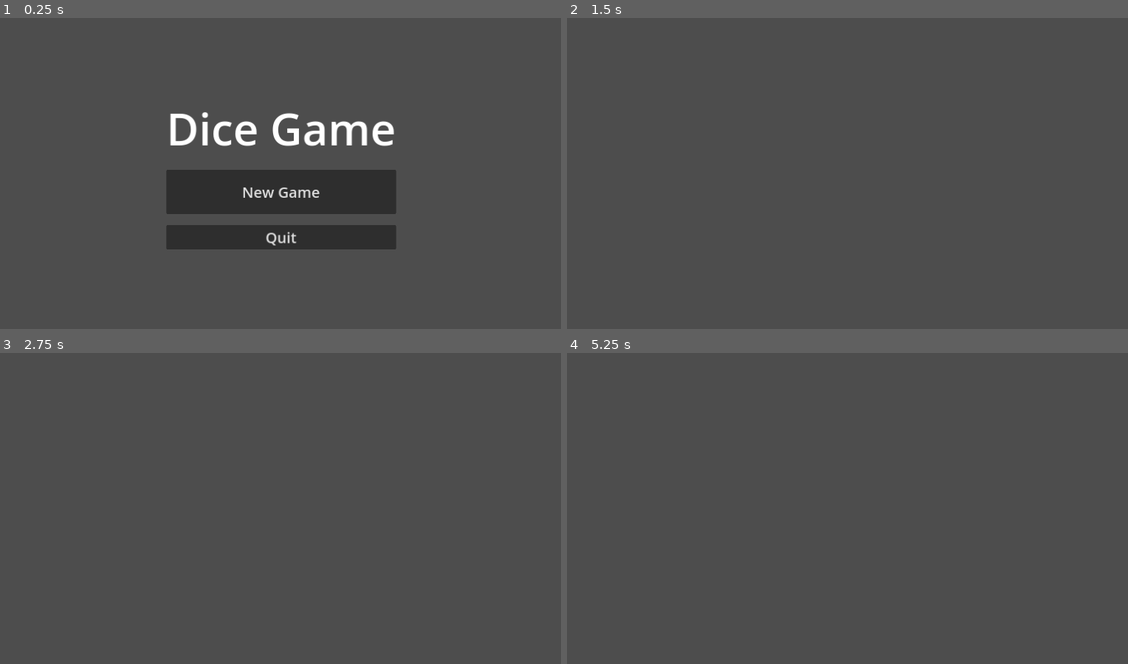
Above: before the commit, frames 1-4 (two rows, left to right).
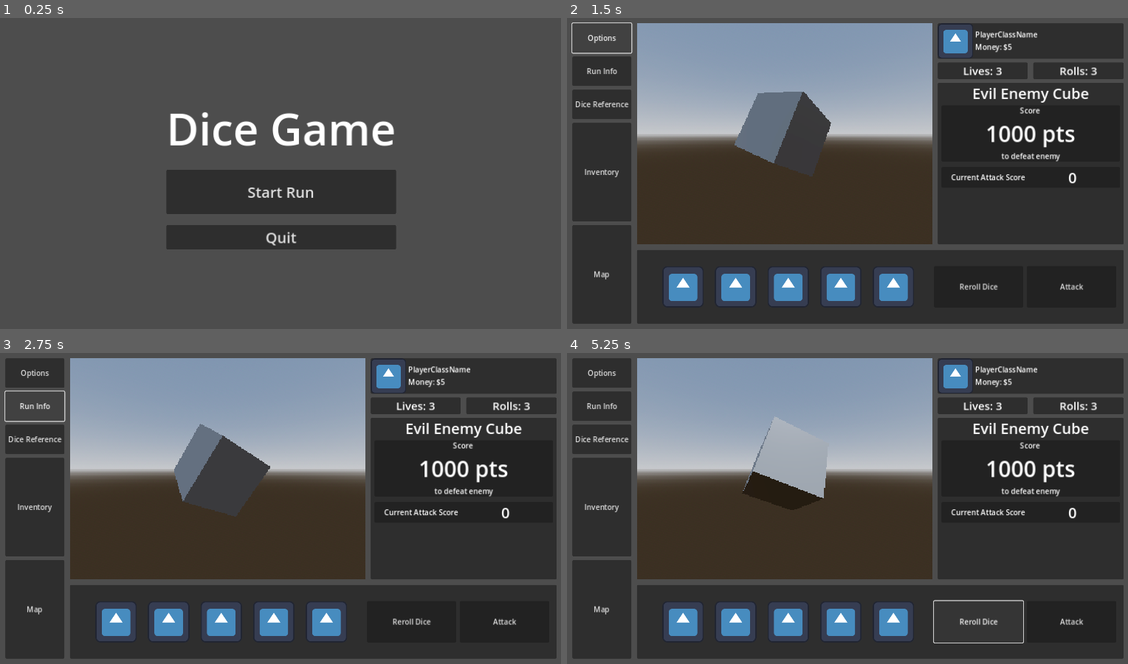
Above: after the commit, the same moments.

Repository: wokeraccoon/DiceGame
Game: Godot game, scene res://scenes/main.tscn
Same seed, same stepped clock (60 frames per second), same inputs: the game is played once before the commit and once after it. The engine's default icon, where the game draws it, is replaced by a stand-in: a white triangle on a blue panel in a dark square.
Inputs (mouse positions are in pixels of both pictures, inside the frame that each line leads up to):
- Up to frame 1 (0.25 s): no input
- Up to frame 2 (1.5 s): click "New Game" (after the commit: "Start Run") at 0.5 s; click (600, 36) at 1.25 s, where only the run after the commit has a clickable "Options"
- Up to frame 3 (2.75 s): click (33, 405) at 2 s, where only the run after the commit has a clickable "Run Info"
- Up to frame 4 (5.25 s): click (600, 440) at 2.75 s, where only the run after the commit has a clickable "Dice Reference"; click (600, 508) at 3.5 s, where only the run after the commit has a clickable "Inventory"; click (600, 608) at 4.25 s, where only the run after the commit has a clickable "Map"; click (976, 620) at 5 s, where only the run after the commit has a clickable "Reroll Dice"

The runs differ from the first frame. In frame 1, 0.3% of the frame differs, in the area x 43-57%, y 54-58%; in frame 2, 84%; in frame 3, 84%; in frame 4, 85%, in the area x 0-100%, y 1-99%.

Commit message:
basic fight UI

Diff:
--- a/project.godot
+++ b/project.godot
@@ -12,6 +12,7 @@
 
 config/name="DiceGame"
 run/main_scene="res://scenes/main.tscn"
+config/quit_on_go_back=false
 config/features=PackedStringArray("4.3")
 config/icon="res://icon.svg"
 
@@ -19,6 +20,8 @@
 
 window/size/viewport_width=1280
 window/size/viewport_height=720
+window/size/window_width_override=1080
+window/size/window_height_override=810
 window/stretch/mode="canvas_items"
 window/stretch/aspect="expand"
 
--- /dev/null
+++ b/scenes/game/3d_world/test_3d_world.tscn
@@ -0,0 +1,91 @@
+[gd_scene load_steps=11 format=3 uid="uid://bsojk3ge2rhjf"]
+
+[sub_resource type="ProceduralSkyMaterial" id="ProceduralSkyMaterial_rbi78"]
+sky_horizon_color = Color(0.64625, 0.65575, 0.67075, 1)
+ground_horizon_color = Color(0.64625, 0.65575, 0.67075, 1)
+
+[sub_resource type="Sky" id="Sky_w2rgq"]
+sky_material = SubResource("ProceduralSkyMaterial_rbi78")
+
+[sub_resource type="Environment" id="Environment_sp7ed"]
+background_mode = 2
+sky = SubResource("Sky_w2rgq")
+tonemap_mode = 2
+glow_enabled = true
+
+[sub_resource type="BoxMesh" id="BoxMesh_rrd0d"]
+
+[sub_resource type="Animation" id="Animation_jq06t"]
+resource_name = "DEFAULT"
+length = 10.0
+loop_mode = 1
+step = 0.1
+tracks/0/type = "value"
+tracks/0/imported = false
+tracks/0/enabled = true
+tracks/0/path = NodePath("MeshInstance3D:rotation")
+tracks/0/interp = 1
+tracks/0/loop_wrap = true
+tracks/0/keys = {
+"times": PackedFloat32Array(0, 10),
+"transitions": PackedFloat32Array(1, 1),
+"update": 0,
+"values": [Vector3(-6.28319, 6.28319, -6.28319), Vector3(6.28319, -6.28319, 6.28319)]
+}
+
+[sub_resource type="Animation" id="Animation_h0dxw"]
+length = 0.001
+tracks/0/type = "value"
+tracks/0/imported = false
+tracks/0/enabled = true
+tracks/0/path = NodePath("MeshInstance3D:rotation")
+tracks/0/interp = 1
+tracks/0/loop_wrap = true
+tracks/0/keys = {
+"times": PackedFloat32Array(0),
+"transitions": PackedFloat32Array(1),
+"update": 0,
+"values": [Vector3(-6.28319, 0, 0)]
+}
+
+[sub_resource type="AnimationLibrary" id="AnimationLibrary_aixtp"]
+_data = {
+"DEFAULT": SubResource("Animation_jq06t"),
+"RESET": SubResource("Animation_h0dxw")
+}
+
+[sub_resource type="AnimationNodeAnimation" id="AnimationNodeAnimation_6ym3a"]
+animation = &"DEFAULT"
+
+[sub_resource type="AnimationNodeStateMachineTransition" id="AnimationNodeStateMachineTransition_1qdkw"]
+advance_mode = 2
+
+[sub_resource type="AnimationNodeStateMachine" id="AnimationNodeStateMachine_clxv8"]
+states/DEFAULT/node = SubResource("AnimationNodeAnimation_6ym3a")
+states/DEFAULT/position = Vector2(540, 89.3333)
+transitions = ["Start", "DEFAULT", SubResource("AnimationNodeStateMachineTransition_1qdkw")]
+
+[node name="Test3DWorld" type="Node3D"]
+
+[node name="DirectionalLight3D" type="DirectionalLight3D" parent="."]
+transform = Transform3D(-0.866023, -0.433016, 0.250001, 0, 0.499998, 0.866027, -0.500003, 0.749999, -0.43301, 0, 0, 0)
+shadow_enabled = true
+
+[node name="WorldEnvironment" type="WorldEnvironment" parent="."]
+environment = SubResource("Environment_sp7ed")
+
+[node name="Camera3D" type="Camera3D" parent="."]
+transform = Transform3D(1, 0, 0, 0, 1, 0, 0, 0, 1, 0, 0, 2.497)
+
+[node name="MeshInstance3D" type="MeshInstance3D" parent="."]
+transform = Transform3D(1, 0, 0, 0, 1, 1.74846e-07, 0, -1.74846e-07, 1, 0, 0, 0)
+mesh = SubResource("BoxMesh_rrd0d")
+
+[node name="AnimationPlayer" type="AnimationPlayer" parent="."]
+libraries = {
+"": SubResource("AnimationLibrary_aixtp")
+}
+
+[node name="AnimationTree" type="AnimationTree" parent="."]
+tree_root = SubResource("AnimationNodeStateMachine_clxv8")
+anim_player = NodePath("../AnimationPlayer")
--- a/scenes/game/game.gd
+++ b/scenes/game/game.gd
@@ -1,8 +1,6 @@
 class_name Game
 extends Node2D
 
-@onready var stats_ui_layer: CanvasLayer = $StatsUILayer
-@onready var item_picker_layer: CanvasLayer = $ItemPickerLayer
 
 const ITEM_PICKER = preload("res://scenes/game/ui/item_picker/item_picker.tscn")
 
--- a/scenes/game/game.tscn
+++ b/scenes/game/game.tscn
@@ -1,16 +1,268 @@
-[gd_scene load_steps=3 format=3 uid="uid://b6hkp7ydpotqs"]
+[gd_scene load_steps=5 format=3 uid="uid://b6hkp7ydpotqs"]
 
 [ext_resource type="Script" path="res://scenes/game/game.gd" id="1_kgimo"]
 [ext_resource type="PackedScene" uid="uid://gri2v0k6odm6" path="res://scenes/game/ui/status_ui/stats_ui.tscn" id="2_foyjd"]
+[ext_resource type="PackedScene" uid="uid://bsojk3ge2rhjf" path="res://scenes/game/3d_world/test_3d_world.tscn" id="2_luh81"]
+[ext_resource type="Texture2D" uid="uid://cthdjn64hfl7r" path="res://icon.svg" id="4_nb2tb"]
 
 [node name="Game" type="Node2D"]
 position = Vector2(-8, 0)
 script = ExtResource("1_kgimo")
 
-[node name="StatsUILayer" type="CanvasLayer" parent="."]
-layer = 2
-
-[node name="StatsUI" parent="StatsUILayer" instance=ExtResource("2_foyjd")]
-
-[node name="ItemPickerLayer" type="CanvasLayer" parent="."]
-layer = 3
+[node name="UI" type="CanvasLayer" parent="."]
+
+[node name="HBoxContainer" type="HBoxContainer" parent="UI"]
+anchors_preset = 14
+anchor_top = 0.5
+anchor_right = 1.0
+anchor_bottom = 0.5
+offset_top = -306.0
+offset_bottom = 306.0
+grow_horizontal = 2
+grow_vertical = 2
+theme_override_constants/separation = 12
+
+[node name="MarginContainer2" type="MarginContainer" parent="UI/HBoxContainer"]
+layout_mode = 2
+size_flags_horizontal = 3
+
+[node name="VBoxContainer2" type="VBoxContainer" parent="UI/HBoxContainer"]
+layout_mode = 2
+theme_override_constants/separation = 8
+
+[node name="Button" type="Button" parent="UI/HBoxContainer/VBoxContainer2"]
+custom_minimum_size = Vector2(128, 64)
+layout_mode = 2
+text = "Options
+"
+
+[node name="Button2" type="Button" parent="UI/HBoxContainer/VBoxContainer2"]
+custom_minimum_size = Vector2(128, 64)
+layout_mode = 2
+text = "Run Info"
+
+[node name="Button5" type="Button" parent="UI/HBoxContainer/VBoxContainer2"]
+custom_minimum_size = Vector2(128, 64)
+layout_mode = 2
+text = "Dice Reference"
+
+[node name="Button3" type="Button" parent="UI/HBoxContainer/VBoxContainer2"]
+custom_minimum_size = Vector2(128, 0)
+layout_mode = 2
+size_flags_vertical = 3
+text = "Inventory"
+
+[node name="Button4" type="Button" parent="UI/HBoxContainer/VBoxContainer2"]
+custom_minimum_size = Vector2(128, 0)
+layout_mode = 2
+size_flags_vertical = 3
+text = "Map"
+
+[node name="VBoxContainer" type="VBoxContainer" parent="UI/HBoxContainer"]
+layout_mode = 2
+size_flags_horizontal = 3
+theme_override_constants/separation = 12
+
+[node name="HBoxContainer" type="HBoxContainer" parent="UI/HBoxContainer/VBoxContainer"]
+layout_mode = 2
+size_flags_horizontal = 4
+theme_override_constants/separation = 12
+alignment = 1
+
+[node name="SubViewportContainer" type="SubViewportContainer" parent="UI/HBoxContainer/VBoxContainer/HBoxContainer"]
+texture_filter = 1
+custom_minimum_size = Vector2(640, 480)
+layout_mode = 2
+size_flags_horizontal = 6
+stretch = true
+stretch_shrink = 2
+
+[node name="SubViewport" type="SubViewport" parent="UI/HBoxContainer/VBoxContainer/HBoxContainer/SubViewportContainer"]
+handle_input_locally = false
+size = Vector2i(320, 240)
+render_target_update_mode = 4
+
+[node name="Test3DWorld" parent="UI/HBoxContainer/VBoxContainer/HBoxContainer/SubViewportContainer/SubViewport" instance=ExtResource("2_luh81")]
+
+[node name="VBoxContainer" type="VBoxContainer" parent="UI/HBoxContainer/VBoxContainer/HBoxContainer"]
+layout_mode = 2
+theme_override_constants/separation = 12
+
+[node name="StatsUI" parent="UI/HBoxContainer/VBoxContainer/HBoxContainer/VBoxContainer" instance=ExtResource("2_foyjd")]
+layout_mode = 2
+size_flags_horizontal = 6
+size_flags_vertical = 1
+
+[node name="MarginContainer" type="MarginContainer" parent="UI/HBoxContainer/VBoxContainer/HBoxContainer/VBoxContainer"]
+custom_minimum_size = Vector2(403, 0)
+layout_mode = 2
+size_flags_vertical = 3
+
+[node name="Panel" type="Panel" parent="UI/HBoxContainer/VBoxContainer/HBoxContainer/VBoxContainer/MarginContainer"]
+layout_mode = 2
+
+[node name="VBoxContainer" type="VBoxContainer" parent="UI/HBoxContainer/VBoxContainer/HBoxContainer/VBoxContainer/MarginContainer"]
+layout_mode = 2
+size_flags_vertical = 0
+
+[node name="Label" type="Label" parent="UI/HBoxContainer/VBoxContainer/HBoxContainer/VBoxContainer/MarginContainer/VBoxContainer"]
+custom_minimum_size = Vector2(403, 0)
+layout_mode = 2
+size_flags_vertical = 6
+theme_override_font_sizes/font_size = 32
+text = "Evil Enemy Cube"
+horizontal_alignment = 1
+autowrap_mode = 1
+
+[node name="MarginContainer" type="MarginContainer" parent="UI/HBoxContainer/VBoxContainer/HBoxContainer/VBoxContainer/MarginContainer/VBoxContainer"]
+layout_mode = 2
+size_flags_vertical = 6
+theme_override_constants/margin_left = 8
+theme_override_constants/margin_right = 8
+
+[node name="Panel" type="Panel" parent="UI/HBoxContainer/VBoxContainer/HBoxContainer/VBoxContainer/MarginContainer/VBoxContainer/MarginContainer"]
+layout_mode = 2
+
+[node name="VBoxContainer" type="VBoxContainer" parent="UI/HBoxContainer/VBoxContainer/HBoxContainer/VBoxContainer/MarginContainer/VBoxContainer/MarginContainer"]
+layout_mode = 2
+
+[node name="Label" type="Label" parent="UI/HBoxContainer/VBoxContainer/HBoxContainer/VBoxContainer/MarginContainer/VBoxContainer/MarginContainer/VBoxContainer"]
+layout_mode = 2
+text = "Score "
+horizontal_alignment = 1
+
+[node name="Label2" type="Label" parent="UI/HBoxContainer/VBoxContainer/HBoxContainer/VBoxContainer/MarginContainer/VBoxContainer/MarginContainer/VBoxContainer"]
+layout_mode = 2
+theme_override_font_sizes/font_size = 48
+text = "1000 pts"
+horizontal_alignment = 1
+
+[node name="Label3" type="Label" parent="UI/HBoxContainer/VBoxContainer/HBoxContainer/VBoxContainer/MarginContainer/VBoxContainer/MarginContainer/VBoxContainer"]
+layout_mode = 2
+text = "to defeat enemy"
+horizontal_alignment = 1
+
+[node name="MarginContainer3" type="MarginContainer" parent="UI/HBoxContainer/VBoxContainer/HBoxContainer/VBoxContainer/MarginContainer/VBoxContainer"]
+layout_mode = 2
+size_flags_vertical = 0
+theme_override_constants/margin_left = 8
+theme_override_constants/margin_top = 8
+theme_override_constants/margin_right = 8
+theme_override_constants/margin_bottom = 8
+
+[node name="Panel" type="Panel" parent="UI/HBoxContainer/VBoxContainer/HBoxContainer/VBoxContainer/MarginContainer/VBoxContainer/MarginContainer3"]
+layout_mode = 2
+
+[node name="VBoxContainer" type="HBoxContainer" parent="UI/HBoxContainer/VBoxContainer/HBoxContainer/VBoxContainer/MarginContainer/VBoxContainer/MarginContainer3"]
+layout_mode = 2
+
+[node name="MarginContainer2" type="MarginContainer" parent="UI/HBoxContainer/VBoxContainer/HBoxContainer/VBoxContainer/MarginContainer/VBoxContainer/MarginContainer3/VBoxContainer"]
+layout_mode = 2
+theme_override_constants/margin_left = 4
+theme_override_constants/margin_right = 4
+
+[node name="Label" type="Label" parent="UI/HBoxContainer/VBoxContainer/HBoxContainer/VBoxContainer/MarginContainer/VBoxContainer/MarginContainer3/VBoxContainer"]
+layout_mode = 2
+size_flags_horizontal = 3
+text = "Current Attack Score"
+horizontal_alignment = 1
+vertical_alignment = 1
+
+[node name="Label2" type="Label" parent="UI/HBoxContainer/VBoxContainer/HBoxContainer/VBoxContainer/MarginContainer/VBoxContainer/MarginContainer3/VBoxContainer"]
+custom_minimum_size = Vector2(180, 0)
+layout_mode = 2
+size_flags_horizontal = 3
+theme_override_font_sizes/font_size = 32
+text = "0"
+horizontal_alignment = 1
+vertical_alignment = 1
+
+[node name="MarginContainer" type="MarginContainer" parent="UI/HBoxContainer/VBoxContainer/HBoxContainer/VBoxContainer/MarginContainer/VBoxContainer/MarginContainer3/VBoxContainer"]
+layout_mode = 2
+theme_override_constants/margin_left = 4
+theme_override_constants/margin_right = 4
+
+[node name="MarginContainer" type="MarginContainer" parent="UI/HBoxContainer/VBoxContainer/HBoxContainer/VBoxContainer/MarginContainer"]
+layout_mode = 2
+
+[node name="Panel" type="Panel" parent="UI/HBoxContainer/VBoxContainer"]
+custom_minimum_size = Vector2(0, 160)
+layout_mode = 2
+
+[node name="MarginContainer" type="MarginContainer" parent="UI/HBoxContainer/VBoxContainer/Panel"]
+layout_mode = 1
+anchors_preset = 14
+anchor_top = 0.5
+anchor_right = 1.0
+anchor_bottom = 0.5
+offset_top = -42.5
+offset_bottom = 42.5
+grow_horizontal = 2
+grow_vertical = 2
+theme_override_constants/margin_left = 16
+theme_override_constants/margin_right = 16
+
+[node name="HBoxContainer2" type="HBoxContainer" parent="UI/HBoxContainer/VBoxContainer/Panel/MarginContainer"]
+layout_mode = 2
+size_flags_vertical = 4
+
+[node name="HBoxContainer" type="HBoxContainer" parent="UI/HBoxContainer/VBoxContainer/Panel/MarginContainer/HBoxContainer2"]
+custom_minimum_size = Vector2(624, 0)
+layout_mode = 2
+size_flags_horizontal = 2
+theme_override_constants/separation = 24
+alignment = 1
+
+[node name="TextureRect" type="TextureRect" parent="UI/HBoxContainer/VBoxContainer/Panel/MarginContainer/HBoxContainer2/HBoxContainer"]
+custom_minimum_size = Vector2(90, 90)
+layout_mode = 2
+texture = ExtResource("4_nb2tb")
+expand_mode = 1
+stretch_mode = 4
+
+[node name="TextureRect2" type="TextureRect" parent="UI/HBoxContainer/VBoxContainer/Panel/MarginContainer/HBoxContainer2/HBoxContainer"]
+custom_minimum_size = Vector2(90, 90)
+layout_mode = 2
+texture = ExtResource("4_nb2tb")
+expand_mode = 1
+stretch_mode = 4
+
+[node name="TextureRect3" type="TextureRect" parent="UI/HBoxContainer/VBoxContainer/Panel/MarginContainer/HBoxContainer2/HBoxContainer"]
+custom_minimum_size = Vector2(90, 90)
+layout_mode = 2
+texture = ExtResource("4_nb2tb")
+expand_mode = 1
+stretch_mode = 4
+
+[node name="TextureRect4" type="TextureRect" parent="UI/HBoxContainer/VBoxContainer/Panel/MarginContainer/HBoxContainer2/HBoxContainer"]
+custom_minimum_size = Vector2(90, 90)
+layout_mode = 2
+texture = ExtResource("4_nb2tb")
+expand_mode = 1
+stretch_mode = 4
+
+[node name="TextureRect5" type="TextureRect" parent="UI/HBoxContainer/VBoxContainer/Panel/MarginContainer/HBoxContainer2/HBoxContainer"]
+custom_minimum_size = Vector2(90, 90)
+layout_mode = 2
+texture = ExtResource("4_nb2tb")
+expand_mode = 1
+stretch_mode = 4
+
+[node name="HBoxContainer2" type="HBoxContainer" parent="UI/HBoxContainer/VBoxContainer/Panel/MarginContainer/HBoxContainer2"]
+layout_mode = 2
+size_flags_horizontal = 3
+theme_override_constants/separation = 8
+
+[node name="Button" type="Button" parent="UI/HBoxContainer/VBoxContainer/Panel/MarginContainer/HBoxContainer2/HBoxContainer2"]
+layout_mode = 2
+size_flags_horizontal = 3
+text = "Reroll Dice"
+
+[node name="Button2" type="Button" parent="UI/HBoxContainer/VBoxContainer/Panel/MarginContainer/HBoxContainer2/HBoxContainer2"]
+layout_mode = 2
+size_flags_horizontal = 3
+text = "Attack"
+
+[node name="MarginContainer" type="MarginContainer" parent="UI/HBoxContainer"]
+layout_mode = 2
+size_flags_horizontal = 3
--- a/scenes/game/ui/status_ui/stats_ui.gd
+++ b/scenes/game/ui/status_ui/stats_ui.gd
@@ -1 +1,2 @@
-extends Control
+class_name StatsUI
+extends MarginContainer
--- a/scenes/game/ui/status_ui/stats_ui.tscn
+++ b/scenes/game/ui/status_ui/stats_ui.tscn
@@ -3,49 +3,35 @@
 [ext_resource type="Texture2D" uid="uid://cthdjn64hfl7r" path="res://icon.svg" id="1_8wxv4"]
 [ext_resource type="Script" path="res://scenes/game/ui/status_ui/stats_ui.gd" id="1_gdoa7"]
 
-[node name="StatsUI" type="Control"]
-layout_mode = 3
-anchors_preset = 11
-anchor_left = 1.0
-anchor_right = 1.0
-anchor_bottom = 1.0
-grow_horizontal = 0
-grow_vertical = 2
+[node name="StatsUI" type="MarginContainer"]
+custom_minimum_size = Vector2(403, 0)
+offset_right = 403.0
+offset_bottom = 85.0
 size_flags_vertical = 4
+theme_override_constants/margin_left = -4
+theme_override_constants/margin_top = -4
+theme_override_constants/margin_right = -4
+theme_override_constants/margin_bottom = -4
 script = ExtResource("1_gdoa7")
 
-[node name="MarginContainer" type="MarginContainer" parent="."]
-layout_mode = 1
-anchors_preset = 6
-anchor_left = 1.0
-anchor_top = 0.5
-anchor_right = 1.0
-anchor_bottom = 0.5
-offset_left = -411.0
-offset_top = -46.5
-offset_bottom = 46.5
-grow_horizontal = 0
-grow_vertical = 2
+[node name="VBoxContainer" type="VBoxContainer" parent="."]
+layout_mode = 2
+theme_override_constants/separation = 4
+
+[node name="MarginContainer2" type="MarginContainer" parent="VBoxContainer"]
+layout_mode = 2
 theme_override_constants/margin_left = 4
 theme_override_constants/margin_top = 4
 theme_override_constants/margin_right = 4
 theme_override_constants/margin_bottom = 4
 
-[node name="Panel" type="Panel" parent="MarginContainer"]
+[node name="Panel" type="Panel" parent="VBoxContainer/MarginContainer2"]
 layout_mode = 2
 
-[node name="MarginContainer" type="MarginContainer" parent="MarginContainer"]
-layout_mode = 2
-size_flags_horizontal = 4
-theme_override_constants/margin_left = 4
-theme_override_constants/margin_top = 4
-theme_override_constants/margin_right = 4
-theme_override_constants/margin_bottom = 4
-
-[node name="HBoxContainer" type="HBoxContainer" parent="MarginContainer/MarginContainer"]
+[node name="HBoxContainer" type="HBoxContainer" parent="VBoxContainer/MarginContainer2"]
 layout_mode = 2
 
-[node name="PlayerClassSprite" type="TextureRect" parent="MarginContainer/MarginContainer/HBoxContainer"]
+[node name="PlayerClassSprite" type="TextureRect" parent="VBoxContainer/MarginContainer2/HBoxContainer"]
 unique_name_in_owner = true
 custom_minimum_size = Vector2(77, 77)
 layout_mode = 2
@@ -53,48 +39,56 @@
 expand_mode = 1
 stretch_mode = 4
 
-[node name="VBoxContainer" type="VBoxContainer" parent="MarginContainer/MarginContainer/HBoxContainer"]
+[node name="VBoxContainer" type="VBoxContainer" parent="VBoxContainer/MarginContainer2/HBoxContainer"]
 layout_mode = 2
+size_flags_horizontal = 3
+size_flags_vertical = 4
 
-[node name="PlayerClassNameLabel" type="Label" parent="MarginContainer/MarginContainer/HBoxContainer/VBoxContainer"]
+[node name="PlayerClassNameLabel" type="Label" parent="VBoxContainer/MarginContainer2/HBoxContainer/VBoxContainer"]
 unique_name_in_owner = true
 custom_minimum_size = Vector2(54, 0)
 layout_mode = 2
 text = "PlayerClassName
 "
 
-[node name="HBoxContainer" type="HBoxContainer" parent="MarginContainer/MarginContainer/HBoxContainer/VBoxContainer"]
+[node name="MoneyLabel" type="Label" parent="VBoxContainer/MarginContainer2/HBoxContainer/VBoxContainer"]
+unique_name_in_owner = true
+layout_mode = 2
+text = "Money: $5"
+
+[node name="HBoxContainer" type="HBoxContainer" parent="VBoxContainer"]
+layout_mode = 2
+size_flags_vertical = 3
+alignment = 1
+
+[node name="MarginContainer" type="MarginContainer" parent="VBoxContainer/HBoxContainer"]
+layout_mode = 2
+size_flags_horizontal = 3
+theme_override_constants/margin_left = 4
+theme_override_constants/margin_right = 4
+
+[node name="Panel" type="Panel" parent="VBoxContainer/HBoxContainer/MarginContainer"]
 layout_mode = 2
 
-[node name="Label" type="Label" parent="MarginContainer/MarginContainer/HBoxContainer/VBoxContainer/HBoxContainer"]
-custom_minimum_size = Vector2(54, 0)
+[node name="Label" type="Label" parent="VBoxContainer/HBoxContainer/MarginContainer"]
 layout_mode = 2
-text = "Health"
-
-[node name="HealthBar" type="ProgressBar" parent="MarginContainer/MarginContainer/HBoxContainer/VBoxContainer/HBoxContainer"]
-unique_name_in_owner = true
-custom_minimum_size = Vector2(256, 0)
-layout_mode = 2
-size_flags_horizontal = 3
-size_flags_vertical = 1
-step = 1.0
-value = 48.0
-show_percentage = false
-
-[node name="HealthLabel" type="Label" parent="MarginContainer/MarginContainer/HBoxContainer/VBoxContainer/HBoxContainer/HealthBar"]
-unique_name_in_owner = true
-custom_minimum_size = Vector2(54, 0)
-layout_mode = 1
-anchors_preset = 15
-anchor_right = 1.0
-anchor_bottom = 1.0
-grow_horizontal = 2
-grow_vertical = 2
-text = "100/100"
+theme_override_font_sizes/font_size = 24
+text = "Lives: 3"
 horizontal_alignment = 1
 vertical_alignment = 1
 
-[node name="MoneyLabel" type="Label" parent="MarginContainer/MarginContainer/HBoxContainer/VBoxContainer"]
-unique_name_in_owner = true
+[node name="MarginContainer2" type="MarginContainer" parent="VBoxContainer/HBoxContainer"]
 layout_mode = 2
-text = "Money: $5"
+size_flags_horizontal = 3
+theme_override_constants/margin_left = 4
+theme_override_constants/margin_right = 4
+
+[node name="Panel" type="Panel" parent="VBoxContainer/HBoxContainer/MarginContainer2"]
+layout_mode = 2
+
+[node name="Label" type="Label" parent="VBoxContainer/HBoxContainer/MarginContainer2"]
+layout_mode = 2
+theme_override_font_sizes/font_size = 24
+text = "Rolls: 3"
+horizontal_alignment = 1
+vertical_alignment = 1
--- a/scenes/main.gd
+++ b/scenes/main.gd
@@ -2,8 +2,11 @@
 extends Node
 
 const MAIN_MENU = preload("res://scenes/main_menu/main_menu.tscn")
+const GAME = preload("res://scenes/game/game.tscn")
 
 @onready var main_layer: CanvasLayer = %MainLayer
+
+var game : Game
 
 func _ready() -> void:
 	var main_menu : MainMenu = MAIN_MENU.instantiate()
@@ -13,3 +16,6 @@
 func _start_new_game() -> void:
 	for child in main_layer.get_children():
 		child.queue_free()
+
+	game = GAME.instantiate()
+	main_layer.add_child(game)
--- a/scenes/main_menu/main_menu.gd
+++ b/scenes/main_menu/main_menu.gd
@@ -1,7 +1,13 @@
 class_name MainMenu
 extends Control
 
+@onready var quit_button: Button = %QuitButton
+
 signal new_game_started
+
+func _ready() -> void:
+	if OS.has_feature("android"):
+		quit_button.hide()
 
 func _on_new_game_button_pressed() -> void:
 	new_game_started.emit()
--- a/scenes/main_menu/main_menu.tscn
+++ b/scenes/main_menu/main_menu.tscn
@@ -37,9 +37,10 @@
 layout_mode = 2
 size_flags_vertical = 4
 theme_override_font_sizes/font_size = 32
-text = "New Game"
+text = "Start Run"
 
 [node name="QuitButton" type="Button" parent="VBoxContainer"]
+unique_name_in_owner = true
 custom_minimum_size = Vector2(0, 48)
 layout_mode = 2
 theme_override_font_sizes/font_size = 32
